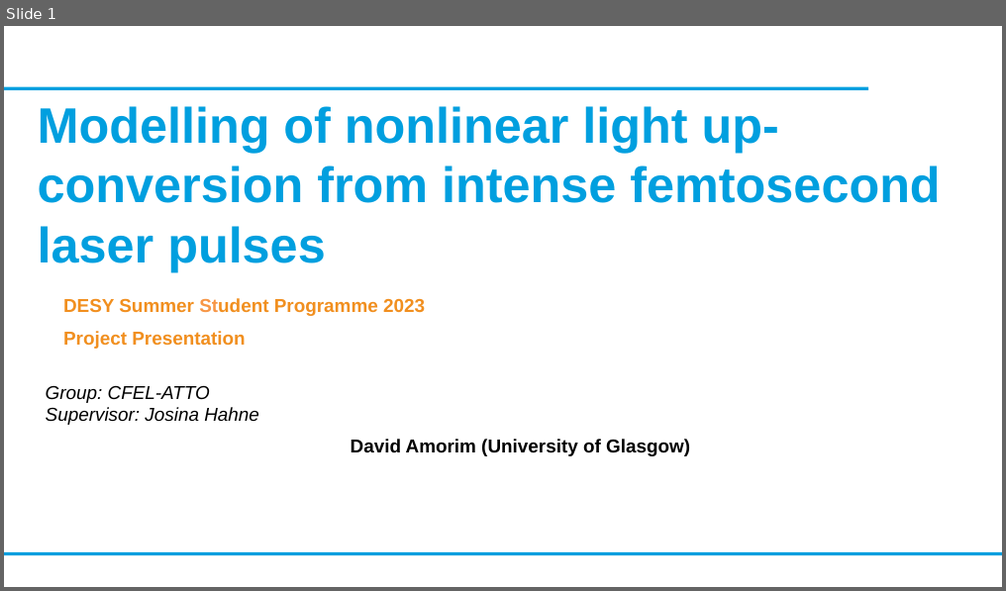
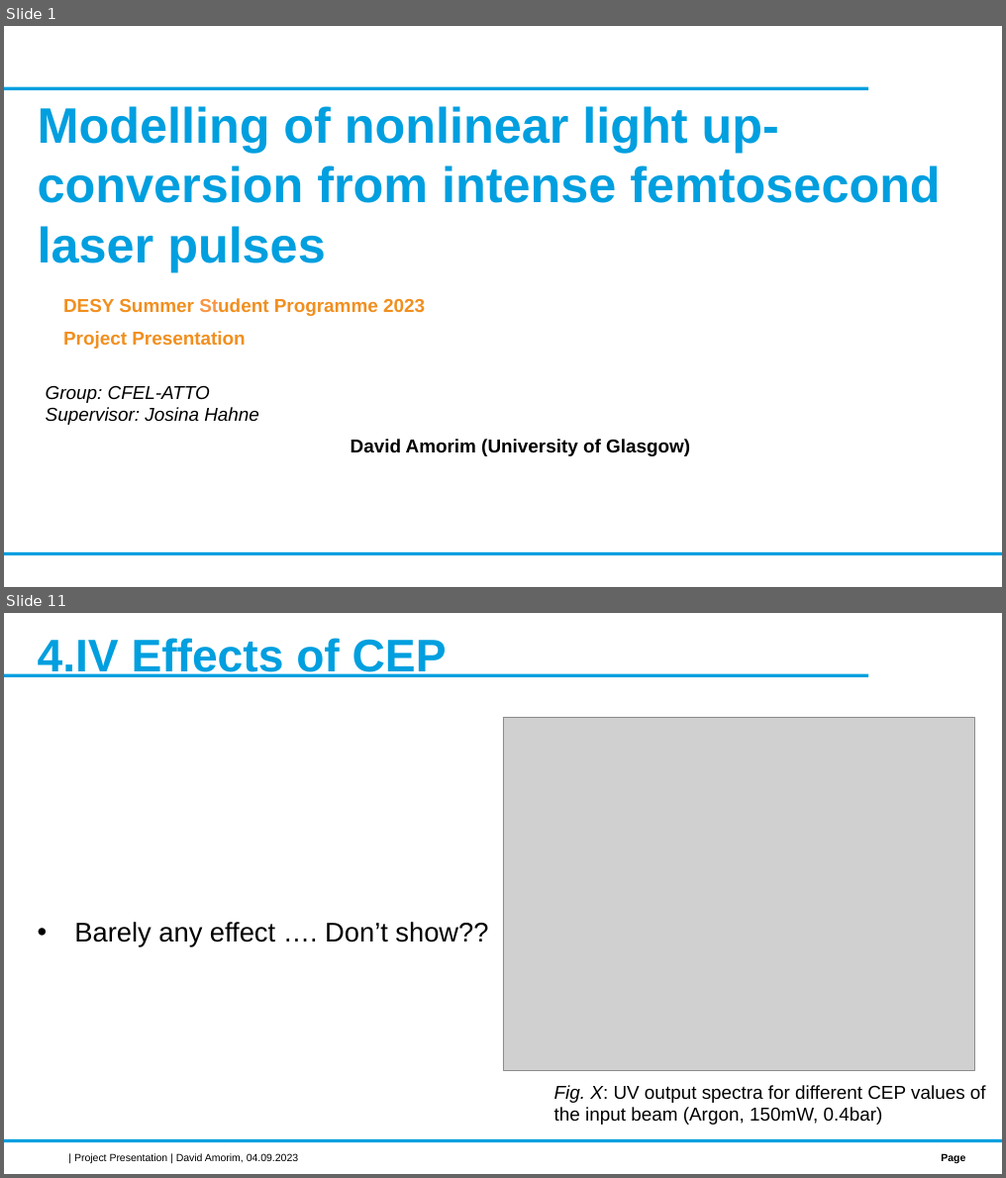
Before and after one commit to david-f-amorim/Simulating-THG-of-few-femtosecond-pulses-in-a-noble-gas-, a slide deck: presentations/DESY - Final Presentation.pptx. Shown one above the other, each under a label of ours: slide 1 before the commit, slides 1 and 11 after it; the slides between them are not shown. The pictures are 1006x591 and 1006x1178 pixels, drawn with LibreOffice and Linux fonts; fonts in the diff are those of the drawing; grey boxes stand for pictures; background and template pictures are left out. Boxes give left, top, right and bottom in pixels: in the first picture for what was removed or moved away, otherwise in the second. Text is boxed around its words. In the diff, an @@ line names an element or a change of style, - is before the commit and + after.

```diff
--- a/presentations/DESY - Final Presentation.pptx
+++ b/presentations/DESY - Final Presentation.pptx
@@ slide 11 added at box(4, 613, 1002, 1174), background #FFFFFF; not listed: 2 template elements that a slide beside it also shows @@
@@ title added at box(38, 638, 447, 677), 44 pt, text #009FDF, bold @@
+4.IV Effects of CEP
@@ picture added at box(503, 717, 975, 1070) @@
@@ text added at box(74, 922, 488, 946), 26 pt, text #000000 @@
+• Barely any effect …. Don’t show??
@@ text added at box(554, 1085, 986, 1125), 18 pt, text #000000 @@
+Fig. X: UV output spectra for different CEP values of the input beam (Argon, 150mW, 0.4bar)
@@ text added at box(74, 1154, 298, 1163), 10 pt, text #000000 @@
+| Project Presentation | David Amorim, 04.09.2023
@@ text added at box(941, 1154, 965, 1163), 10 pt, text #000000, bold @@
+Page
```
Also in this commit, not shown: 6 slides changed, 7 other slides added, 53 other files.
